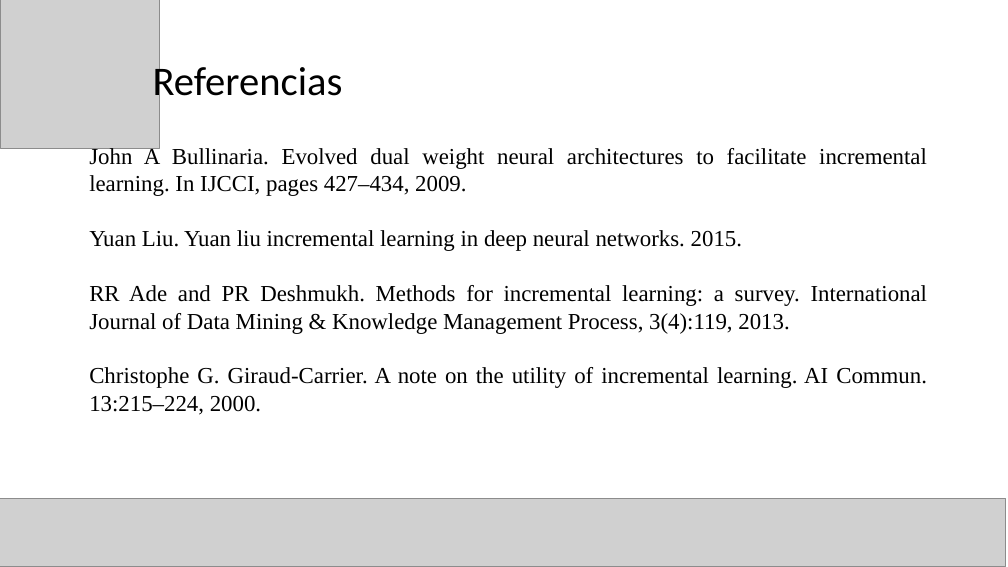
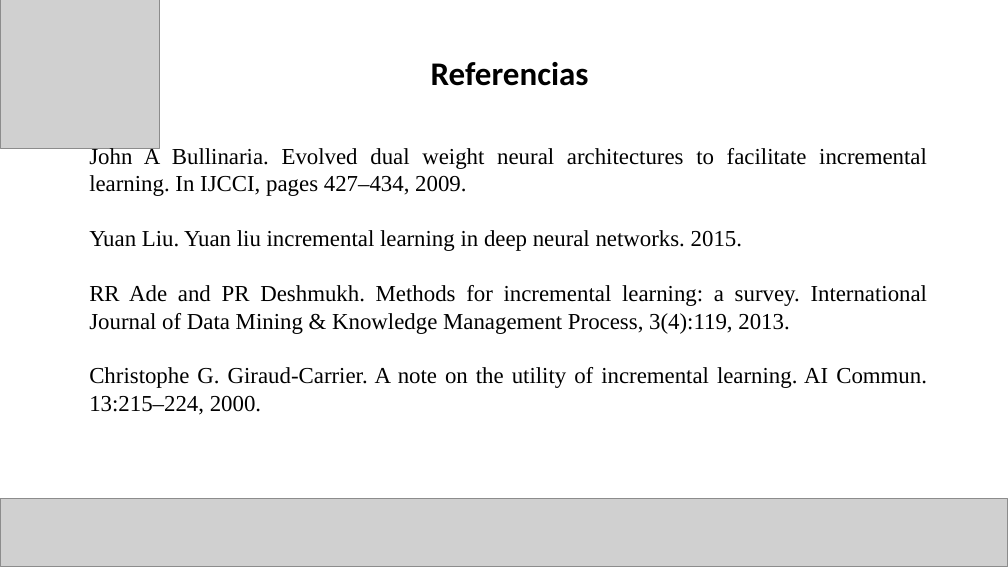
Before and after one commit to Computer-Cluster/Incremental-Learning, a slide deck: slide 15 of Aprendizaje incremental para la tarea de reconocimiento.pptx (slide 14 before the commit). Drawn at 1008x567 pixels with LibreOffice and Linux fonts; fonts in the diff are those of the drawing; grey boxes stand for pictures. Boxes give left, top, right and bottom in pixels: in the first picture for what was removed or moved away, otherwise in the second. Text is boxed around its words. In the diff, an @@ line names an element or a change of style, - is before the commit and + after.

```diff
--- a/Aprendizaje incremental para la tarea de reconocimiento.pptx
+++ b/Aprendizaje incremental para la tarea de reconocimiento.pptx
@@ text "Referencias": place and size @@
-text "Referencias" at box(153, 62, 343, 106)
+text "Referencias" at box(431, 62, 589, 86)
@@ text "Referencias" at box(431, 62, 589, 86): size 32 to 26 pt, bold on; alignment left to centre @@
```
Also in this commit, not shown: 12 other slides changed, 2 slides added, 1 slide removed.
